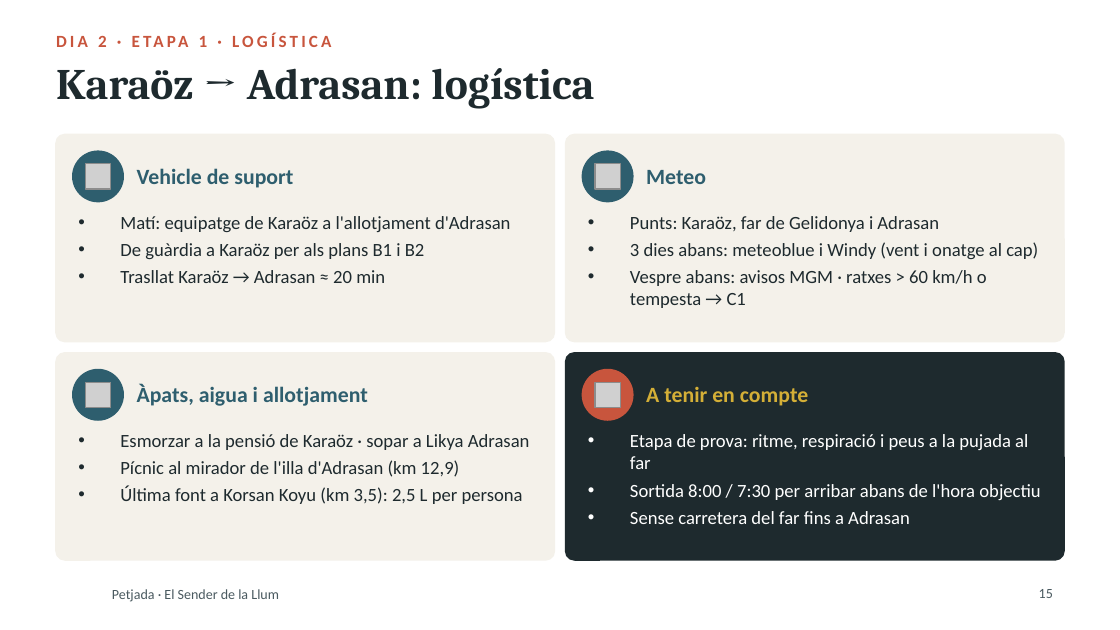
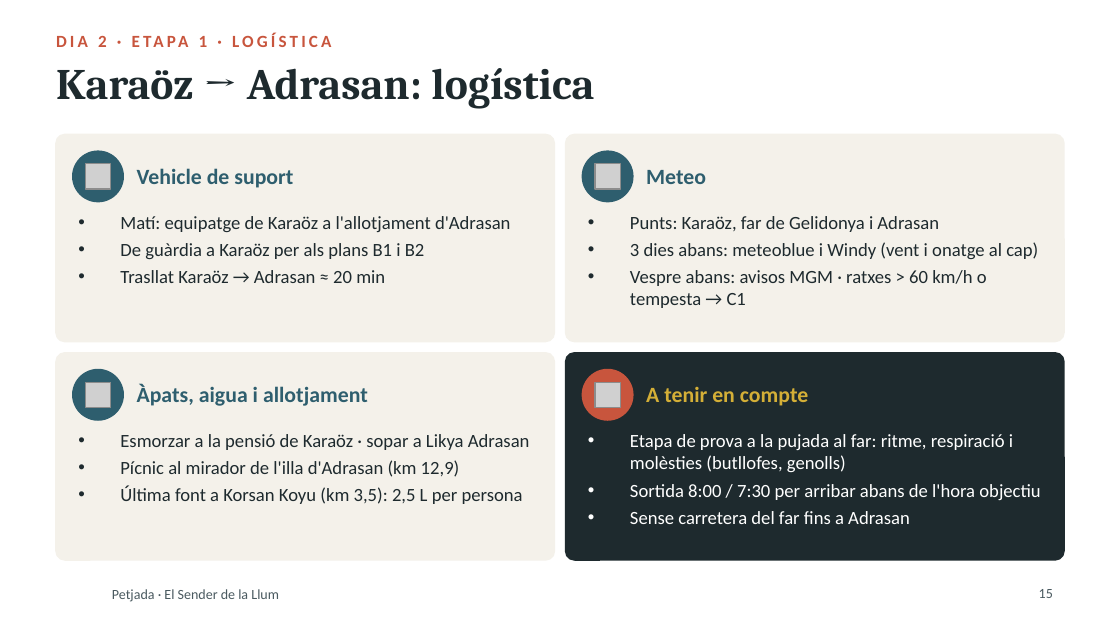
Before and after one commit to stosalca/sender-de-la-llum, a slide deck: slide 15 of Presentacio_2_Petjada.pptx. Drawn at 1120x630 pixels with LibreOffice and Linux fonts; fonts in the diff are those of the drawing; grey boxes stand for pictures; background and template pictures are left out. Boxes give left, top, right and bottom in pixels: in the first picture for what was removed or moved away, otherwise in the second. Text is boxed around its words. In the diff, an @@ line names an element or a change of style, - is before the commit and + after.

```diff
--- a/Presentacio_2_Petjada.pptx
+++ b/Presentacio_2_Petjada.pptx
@@ text at <box>630,434,1013,472</box>: text changed @@
-• Etapa de prova: ritme, respiració i peus a la pujada al far
+• Etapa de prova a la pujada al far: ritme, respiració i molèsties (butllofes, genolls)
```
Also in this commit, not shown: 7 other slides changed, 3 other files.
